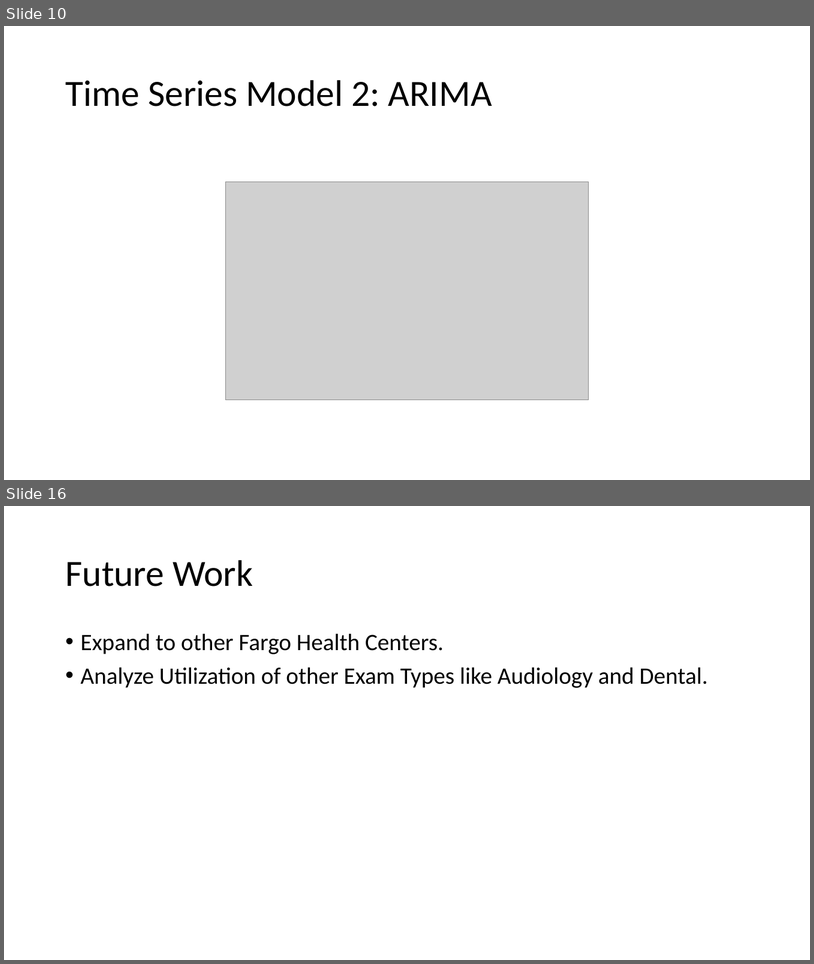
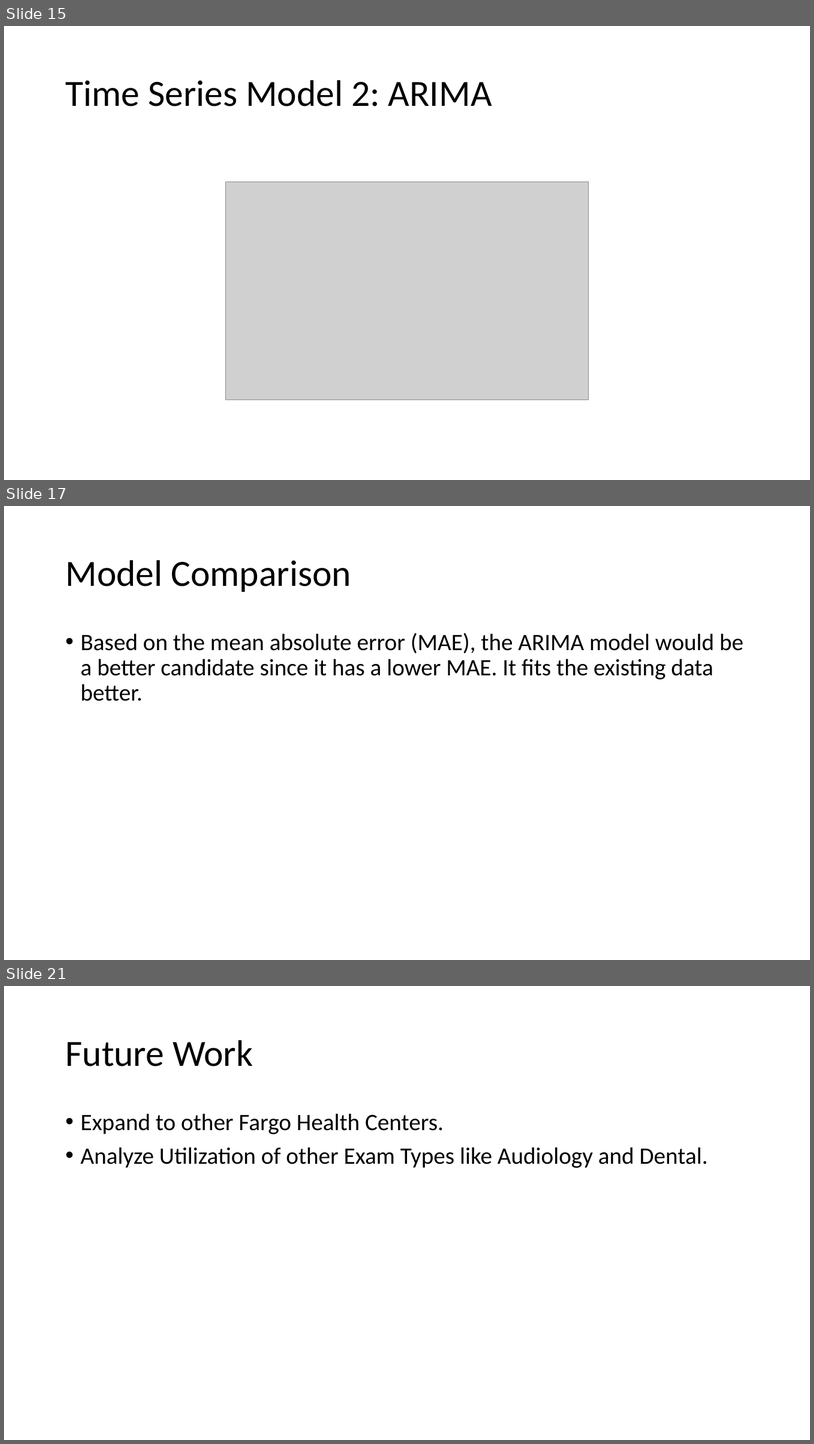
Before and after one commit to mattheweallen/ds700, a slide deck: final/DS700FinalPresentation.pptx. Shown one above the other, each under a label of ours: slides 10 and 16 before the commit, slides 15, 17 and 21 after it; the slides between them are not shown. The pictures are 814x964 and 814x1444 pixels, drawn with LibreOffice and Linux fonts; fonts in the diff are those of the drawing; grey boxes stand for pictures. Boxes give left, top, right and bottom in pixels: in the first picture for what was removed or moved away, otherwise in the second. Text is boxed around its words. In the diff, an @@ line names an element or a change of style, - is before the commit and + after.

```diff
--- a/final/DS700FinalPresentation.pptx
+++ b/final/DS700FinalPresentation.pptx
@@ slide 17 added at [4,506,810,960], background #FFFFFF @@
@@ title added at [65,560,352,592], 44 pt, text #000000 @@
+Model Comparison
@@ text added at [81,633,744,701], 28 pt, text #000000 @@
+• Based on the mean absolute error (MAE), the ARIMA model would be a better candidate since it has a lower MAE. It fits the existing data better.
@@ what was slide 10 is now slide 15 @@
@@ what was slide 16 is now slide 21 @@
```
Also in this commit, not shown: 8 slides changed, 7 other slides added, 3 slides removed.
